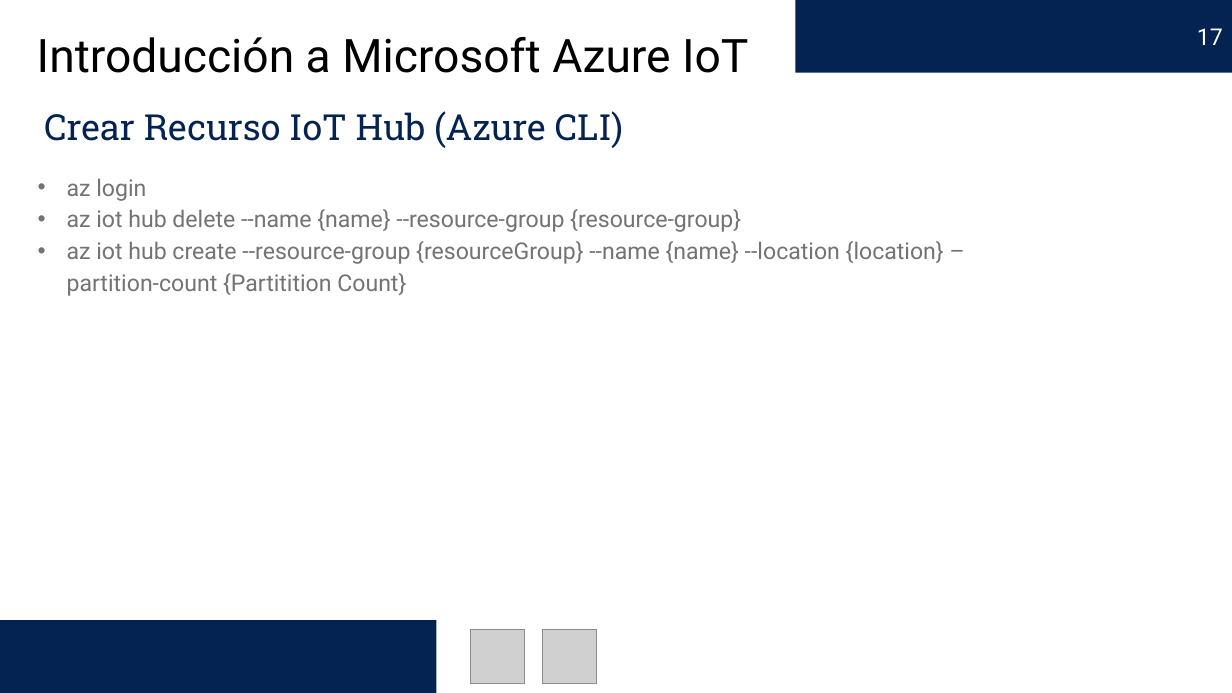
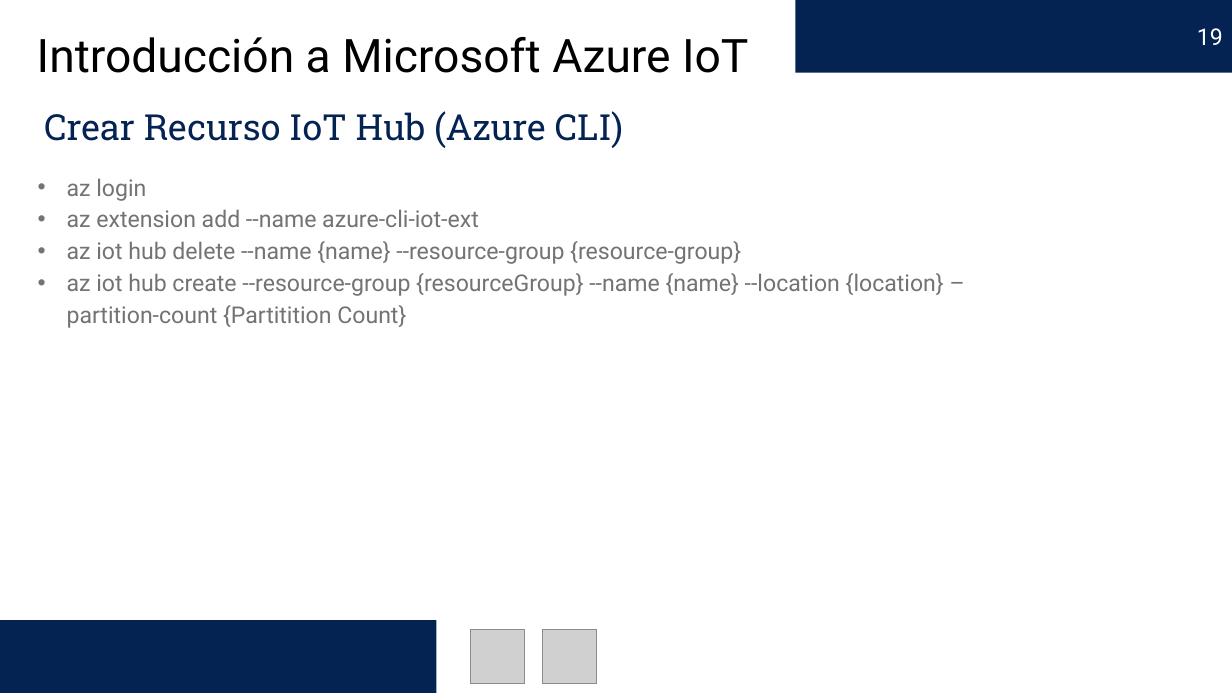
Before and after one commit to edercarmona/AzureIoT, a slide deck: slide 19 of Introducción a Microsoft Azure IoT.pptx (slide 17 before the commit). Drawn at 1232x693 pixels with LibreOffice and Linux fonts; fonts in the diff are those of the drawing; grey boxes stand for pictures. Boxes give left, top, right and bottom in pixels: in the first picture for what was removed or moved away, otherwise in the second. Text is boxed around its words. In the diff, an @@ line names an element or a change of style, - is before the commit and + after.

```diff
--- a/Introducción a Microsoft Azure IoT.pptx
+++ b/Introducción a Microsoft Azure IoT.pptx
@@ page number at (1197,28,1223,45): text changed @@
-17
+19
@@ text at (67,209,479,227): paragraph added @@
+• az extension add --name azure-cli-iot-ext
```
Also in this commit, not shown: 3 slides added, 7 other files.
